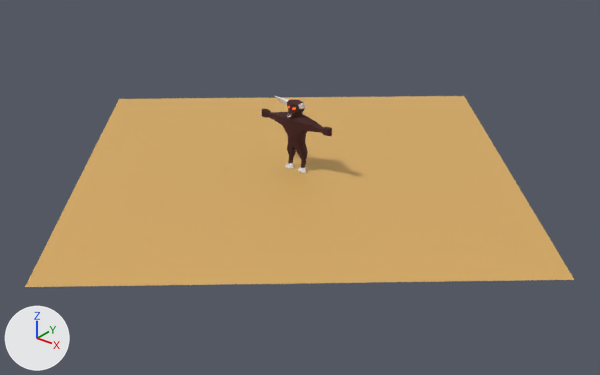
One commit to the Blender file Assets/Models/minotaur.blend: the scene before it, then after it.
The view is the same before and after, from a 50 mm lens placed at (15.9, -19.67, 11.56), pointed at (0.58, -0.52, -0.31). Every picture has the same lights, and +X, +Y and +Z are marked at lower left.

The scene before the commit, as lines of its bpy script (objects in view):
```python
me_minotaur_mesh = bpy.data.meshes.new('Minotaur mesh')
me_minotaur_mesh.from_pydata(...)  # 317 vertices, 310 faces; spans x -5.08..5.08, y -0.57..1.91, z -7.87..1.13
me_minotaur_mesh.polygons.foreach_set('use_smooth', [True] * 310)
# faces by material slot: [2, 201, 33, 2, 72]
me_minotaur_mesh.materials.append(mat_minotaur_eyes)  # black #000000
me_minotaur_mesh.materials.append(mat_minotaur_fur)  # dark red #421d1b
me_minotaur_mesh.materials.append(mat_minotaur_horn_and_hooves)  # white #e7e7e7
me_minotaur_mesh.materials.append(mat_minotaur_nose)  # grey #7a6776
me_minotaur_mesh.materials.append(mat_minotaur_nose_ring)  # white #e7e7e7
me_plane = bpy.data.meshes.new('Plane')
me_plane.from_pydata([(-1.0, -1.0, 0.0), (1.0, -1.0, 0.0), (-1.0, 1.0, 0.0), (1.0, 1.0, 0.0)], [], [(0, 1, 3, 2)])
me_plane.materials.append(mat_material)  # orange #daad63
ob_minotaur_object = bpy.data.objects.new('Minotaur object', me_minotaur_mesh)
ob_minotaur_object.location = (0.0, -0.23, 2.24)
ob_minotaur_object.scale = (0.283, 0.283, 0.283)
ob_plane = bpy.data.objects.new('Plane', me_plane)
ob_plane.location = (0.0, 0.0, 0.0)
ob_plane.rotation_euler = (0.0, 0.0, -0.871)  # degrees (0, 0, -50)
ob_plane.scale = (7.07, 7.07, 7.07)
```
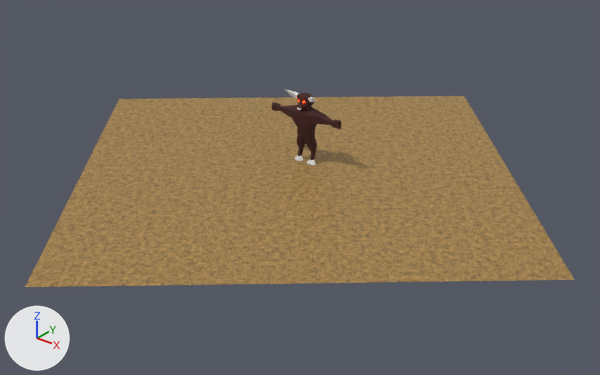
Location of each change, [x1, y1, x2, y2] in pixels of the pictures (600 x 375 px):
'Plane', recoloured (orange to brown): [25, 96, 574, 287] in both
'Minotaur object', moved: before [262, 96, 332, 173]; after [272, 89, 341, 165]

Edits to the bpy script that builds the scene:
```text
Add mat_floor:
    mat_floor = bpy.data.materials.new('Floor')
    # nodes: BsdfPrincipled, OutputMaterial, TexNoise, ValToRGB
    # colours: black #000000, orange #daad63
Change me_plane:
    where me_plane.from_pydata(...)  # 4 vertices, 1 face; spans x -1.0..1.0, y -1.0..1.0, z 0.0
    remove me_plane.materials.append(mat_material)  # orange #daad63
    add me_plane.materials.append(mat_floor)
Change ob_minotaur_object:
    ob_minotaur_object.location: (0.0, -0.23, 2.24) -> (-0.15, 0.46, 2.24)
```
